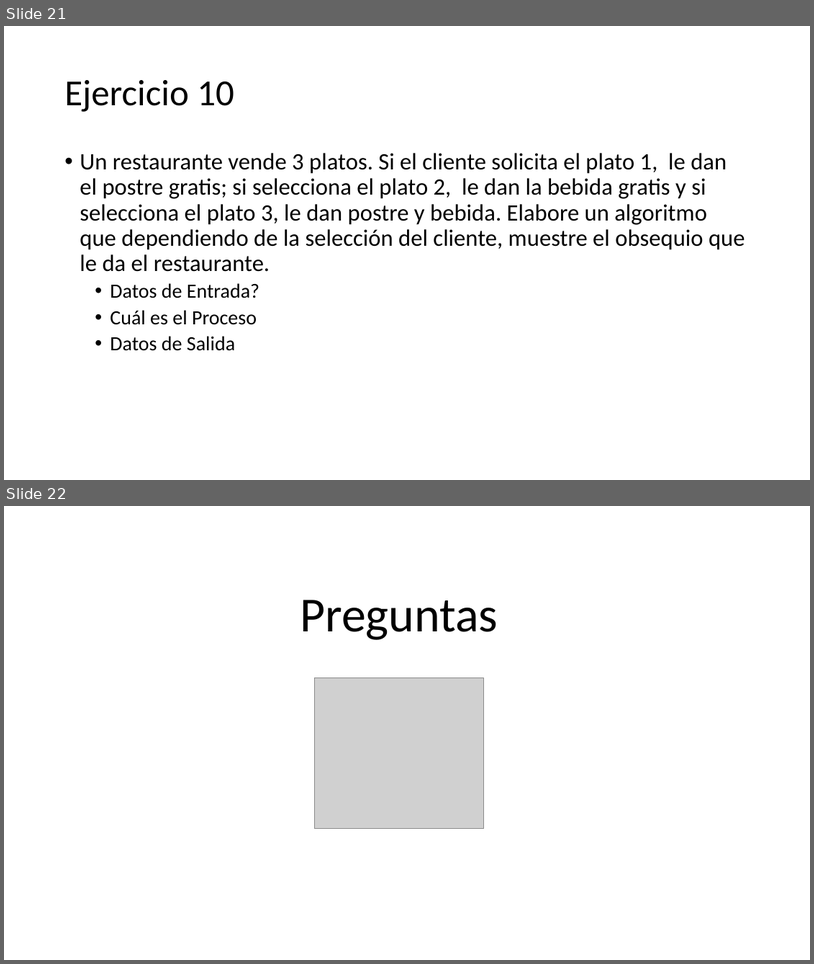
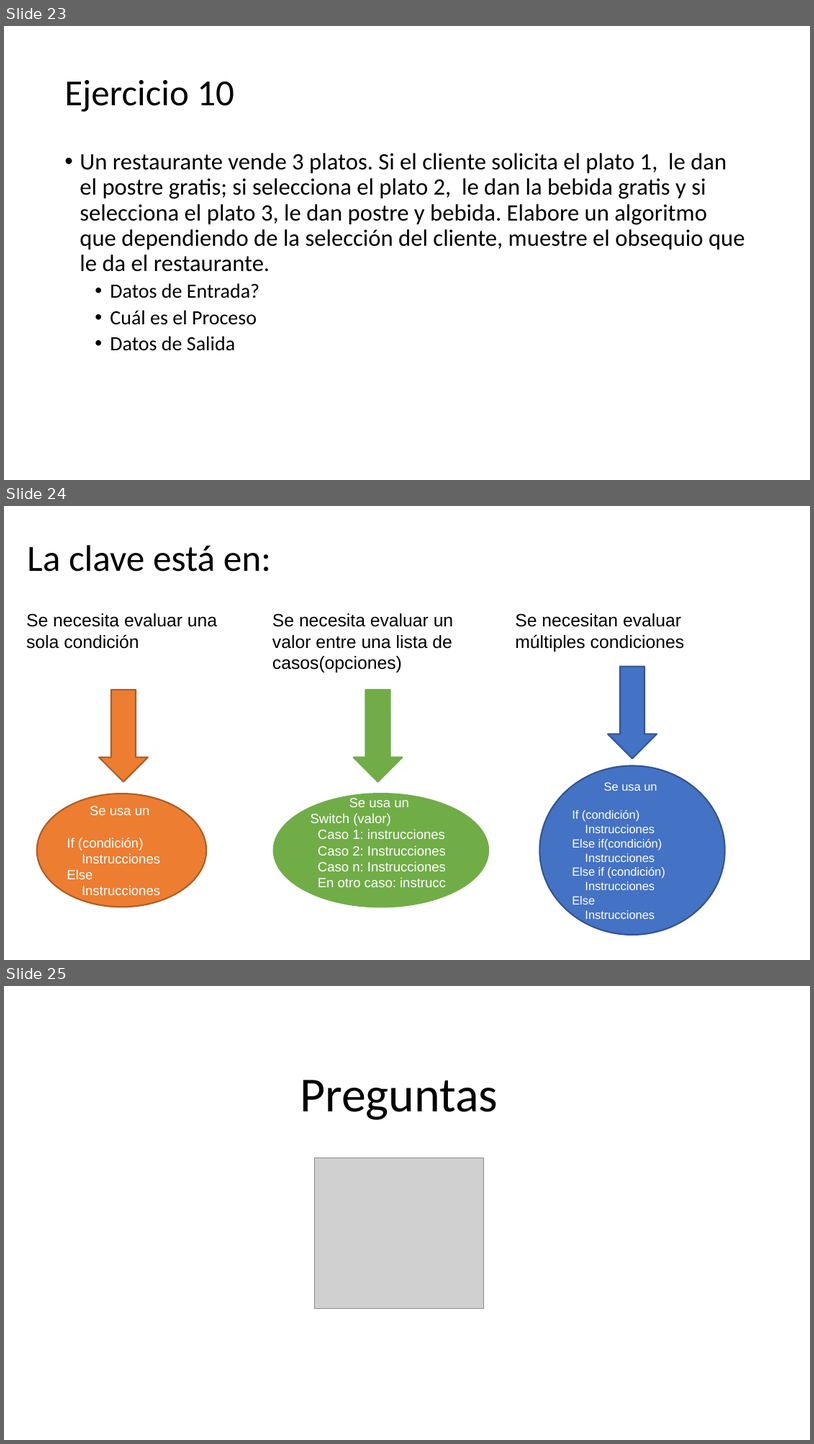
Before and after one commit to CesarLopez-Profe/Logica-de-programacion, a slide deck: Slides/3_Estructuras condicionales.pptx. Shown one above the other, each under a label of ours: slides 21 and 22 before the commit, slides 23, 24 and 25 after it. The pictures are 814x964 and 814x1444 pixels, drawn with LibreOffice and Linux fonts; fonts in the diff are those of the drawing; grey boxes stand for pictures; background and template pictures are left out. Boxes give left, top, right and bottom in pixels: in the first picture for what was removed or moved away, otherwise in the second. Text is boxed around its words. In the diff, an @@ line names an element or a change of style, - is before the commit and + after.

```diff
--- a/Slides/3_Estructuras condicionales.pptx
+++ b/Slides/3_Estructuras condicionales.pptx
@@ slide 24 added at <box>4,506,810,960</box>, background picture (left out) @@
@@ title added at <box>27,545,271,572</box>, 49.9 pt, text #000000 @@
+La clave está en:
@@ text added at <box>26,613,217,649</box>, 24 pt, text #000000 @@
+Se necesita evaluar una sola condición
@@ text added at <box>273,613,453,672</box>, 24 pt, text #000000 @@
+Se necesita evaluar un valor entre una lista de casos(opciones)
@@ text added at <box>515,613,684,651</box>, 24 pt, text #000000 @@
+Se necesitan evaluar múltiples condiciones
@@ down arrow added at <box>608,666,657,759</box>, fill #4472C4, outline #325491 2 pt @@
@@ down arrow added at <box>99,690,148,782</box>, fill #ED7D31, outline #AF5C24 2 pt @@
@@ down arrow added at <box>354,690,403,782</box>, fill #70AD47, outline #70AD47 2 pt @@
@@ ellipse added at <box>540,765,725,934</box>, fill #4472C4, outline #325491 2 pt, 16 pt, text #FFFFFF @@
+Se usa un
+If (condición)
+Instrucciones
+Else if(condición)
+Instrucciones
+Else if (condición)
+Instrucciones
+Else
+Instrucciones
@@ ellipse added at <box>37,793,207,906</box>, fill #ED7D31, outline #AF5C24 2 pt, 18 pt, text #FFFFFF @@
+Se usa un
+If (condición)
+Instrucciones
+Else
+Instrucciones
@@ ellipse added at <box>273,793,489,906</box>, fill #70AD47, outline #70AD47 2 pt, 18 pt, text #FFFFFF @@
+Se usa un
+Switch (valor)
+Caso 1: instrucciones
+Caso 2: Instrucciones
+Caso n: Instrucciones
+En otro caso: instrucc
@@ what was slide 21 is now slide 23 @@
@@ what was slide 22 is now slide 25 @@
```
Also in this commit, not shown: 1 slide changed, 2 other slides added, 2 other files.
